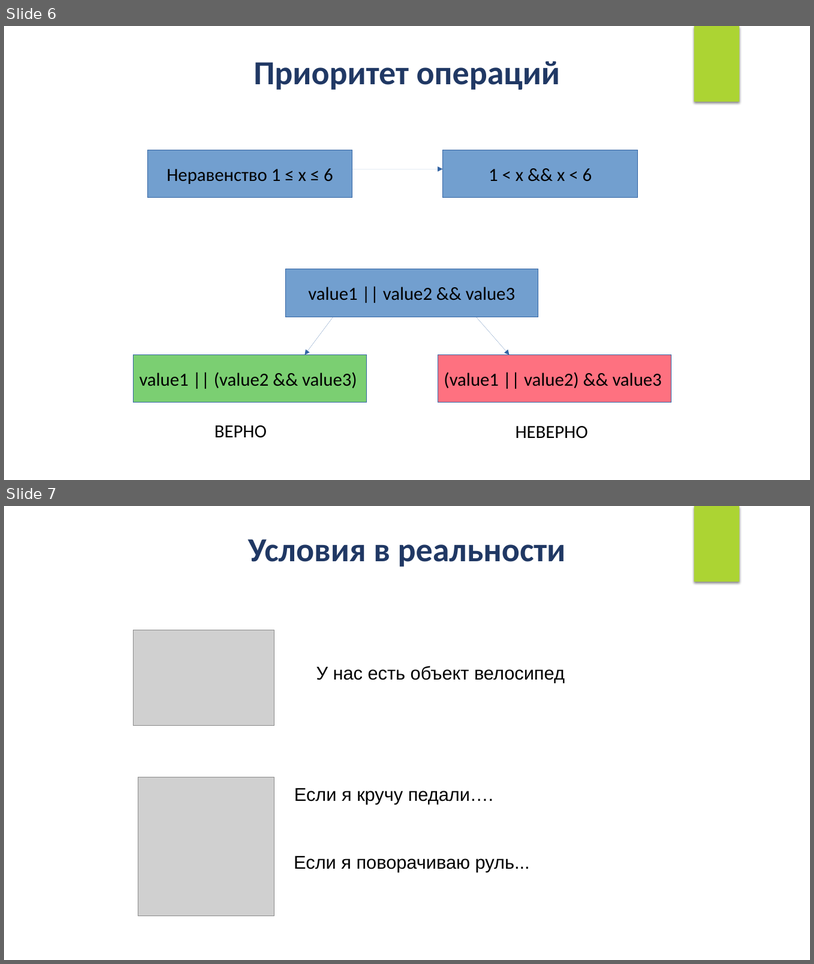
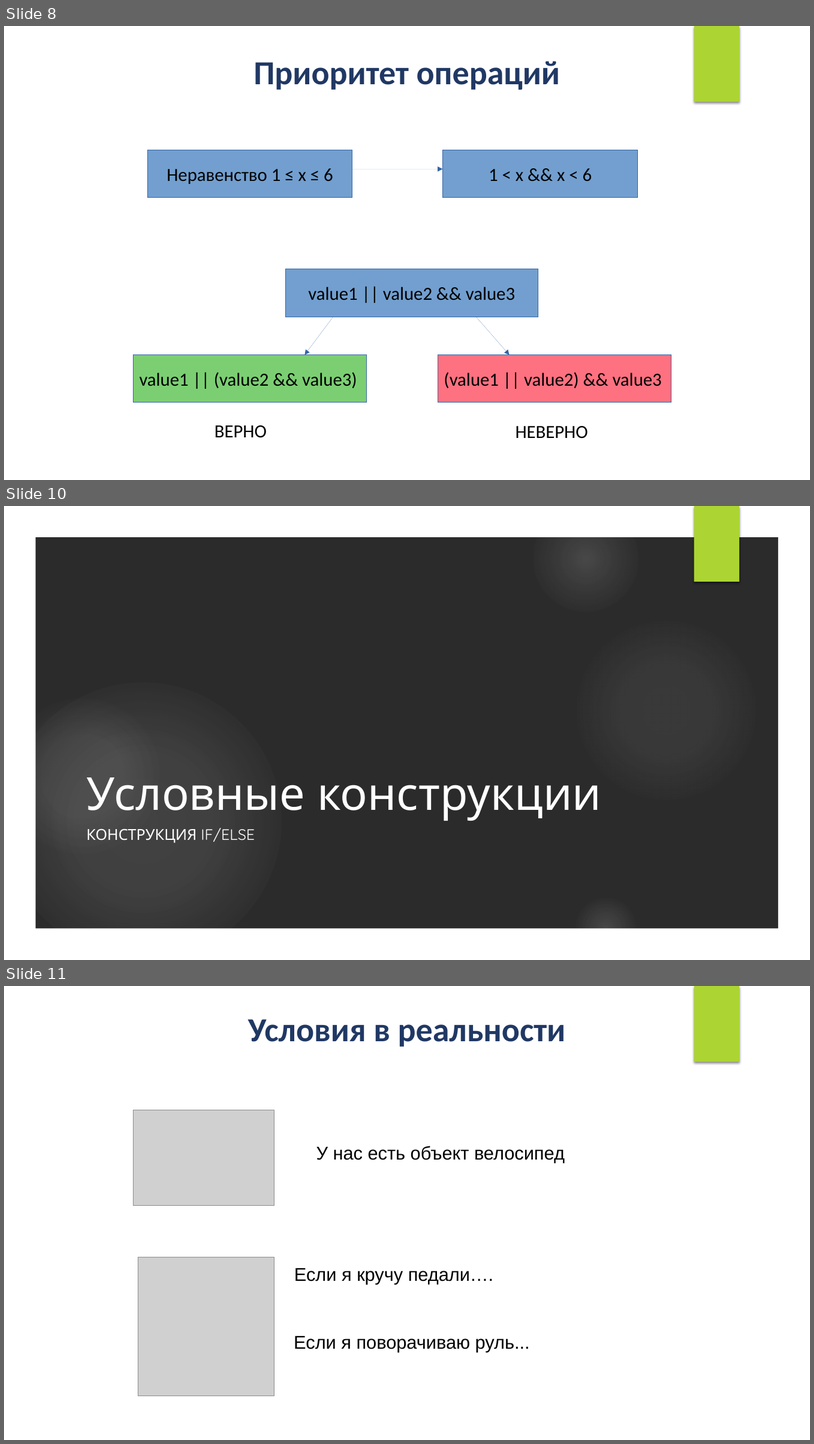
Before and after one commit to IriEfremova/LessonsCube, a slide deck: Samsung/Lesson5/Logical_operations.pptx. Shown one above the other, each under a label of ours: slides 6 and 7 before the commit, slides 8, 10 and 11 after it; the slides between them are not shown. The pictures are 814x964 and 814x1444 pixels, drawn with LibreOffice and Linux fonts; fonts in the diff are those of the drawing; grey boxes stand for pictures; background and template pictures are left out; a plain dark background stands for a picture behind light text. Boxes give left, top, right and bottom in pixels: in the first picture for what was removed or moved away, otherwise in the second. Text is boxed around its words. In the diff, an @@ line names an element or a change of style, - is before the commit and + after.

```diff
--- a/Samsung/Lesson5/Logical_operations.pptx
+++ b/Samsung/Lesson5/Logical_operations.pptx
@@ slide 10 added at (4, 506, 810, 960), background picture (left out); not listed: 1 template element that a slide beside it also shows @@
@@ freeform shape added at (4, 506, 810, 960), fill #FFFFFF @@
@@ ellipse added at (533, 506, 639, 612), fill gradient #F7F7F7 @@
@@ ellipse added at (573, 617, 759, 803), fill gradient #F7F7F7 @@
@@ ellipse added at (4, 682, 281, 960), fill gradient #F7F7F7 @@
@@ ellipse added at (4, 698, 160, 854), fill gradient #F7F7F7 @@
@@ title added at (86, 777, 602, 820), 54 pt, text #FFFFFF @@
+Условные конструкции
@@ subtitle added at (86, 828, 255, 843), 18 pt, text #FFFFFF @@
+КОНСТРУКЦИЯ IF/ELSE
@@ ellipse added at (573, 894, 639, 960), fill gradient #F7F7F7 @@
@@ what was slide 6 is now slide 8 @@
@@ what was slide 7 is now slide 11 @@
```
Also in this commit, not shown: 2 slides changed, 3 other slides added, 3 other files.
